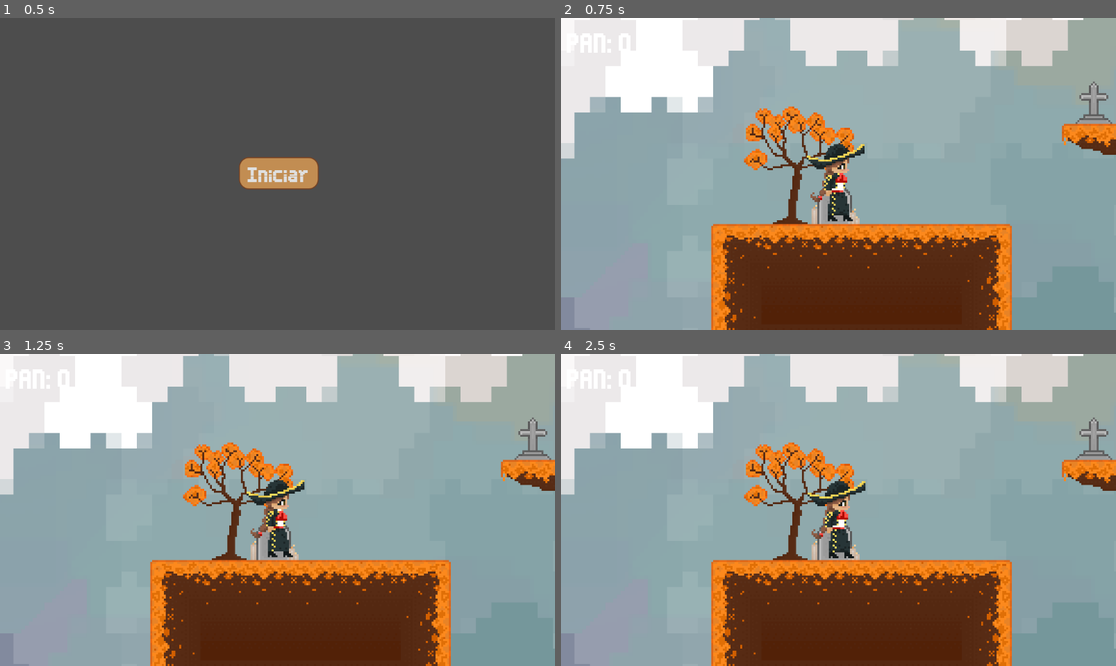
Above: before the commit, frames 1-4 (two rows, left to right).
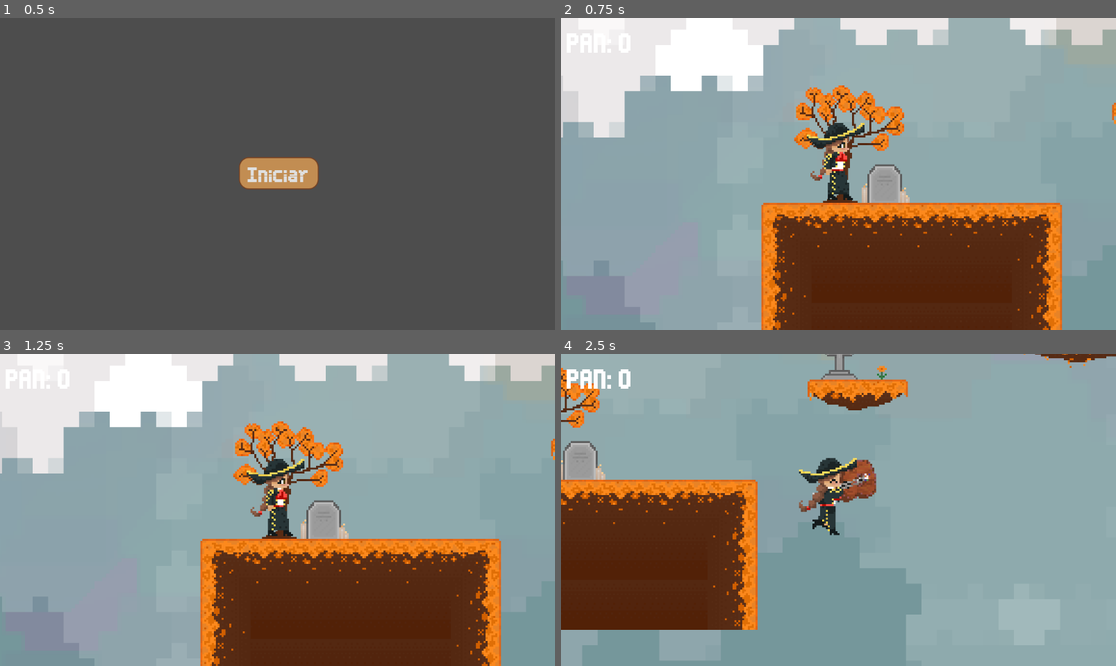
Above: after the commit, the same moments.

Repository: TheAlon50/Catrina_Game
Game: Godot game, scene res://Escenas/menu/portada.tscn
The game is run twice, just before and just after one commit, with the same random seed, the same clock (stepped at 60 frames per second) and the same inputs.
Inputs (mouse positions are in pixels of both pictures, inside the frame that each line leads up to):
- Up to frame 1 (0.5 s): no input
- Up to frame 2 (0.75 s): click "Iniciar" at 0.5 s
- Up to frame 3 (1.25 s): no input
- Up to frame 4 (2.5 s): move the mouse to (960, 494) at 1.27 s; hold D (Movimiento_Derecha) from 1.28 s (still down); click (960, 494) at 1.35 s; tap W (Saltar) at 1.52, 2.27 s; move the mouse to (727, 525) at 2.02 s; click (727, 525) at 2.1 s

Frame 1 is identical in both runs. In frame 2, 30% of the frame differs, in the area x 0-100%, y 0-100%; in frame 3, 30%; in frame 4, 59%.

Commit message:
GameOver/ColisionAtaque/3vidas

Diff:
--- /dev/null
+++ b/catrina-games/Escenas/GameOver/GAMEOVER.tscn
@@ -0,0 +1,51 @@
+[gd_scene load_steps=4 format=3 uid="uid://clwaamltkkrd2"]
+
+[ext_resource type="FontFile" uid="uid://b42u5bbjqvm1b" path="res://Almacen/Fuentes/Thin Sans.ttf" id="1_1t22r"]
+[ext_resource type="Script" uid="uid://b8cwdpw0hfsiu" path="res://Scrips/Player/gameover.gd" id="1_e3t3k"]
+[ext_resource type="Texture2D" uid="uid://056o1nor07iu" path="res://Almacen/Personajes/Player/DEAD.png" id="2_e3t3k"]
+
+[node name="Gameover" type="Control"]
+layout_mode = 3
+anchors_preset = 15
+anchor_right = 1.0
+anchor_bottom = 1.0
+grow_horizontal = 2
+grow_vertical = 2
+script = ExtResource("1_e3t3k")
+
+[node name="BackGroumd" type="ColorRect" parent="."]
+layout_mode = 1
+anchors_preset = 15
+anchor_right = 1.0
+anchor_bottom = 1.0
+grow_horizontal = 2
+grow_vertical = 2
+color = Color(0.09803922, 0.05490196, 0.2, 0.99215686)
+
+[node name="Center" type="CenterContainer" parent="."]
+layout_mode = 0
+offset_left = 55.0
+offset_top = 150.0
+offset_right = 1069.0
+offset_bottom = 487.0
+
+[node name="Label" type="RichTextLabel" parent="Center"]
+custom_minimum_size = Vector2(900, 400)
+layout_mode = 2
+theme_override_fonts/normal_font = ExtResource("1_1t22r")
+theme_override_font_sizes/normal_font_size = 38
+bbcode_enabled = true
+text = " [center][wave]GAME OVER
+¿ESTE ES TU FINAL?[/wave][/center]"
+
+[node name="Dead" type="Sprite2D" parent="."]
+position = Vector2(571, 550)
+scale = Vector2(2.436047, 2.6018515)
+texture = ExtResource("2_e3t3k")
+
+[node name="Timer" type="Timer" parent="."]
+wait_time = 5.0
+one_shot = true
+autostart = true
+
+[connection signal="timeout" from="Timer" to="." method="_on_timer_timeout"]
--- a/catrina-games/Escenas/Nivel_1/nivel_1.tscn
+++ b/catrina-games/Escenas/Nivel_1/nivel_1.tscn
@@ -2976,21 +2976,6 @@
 tile_map_data = PackedByteArray("AAAAAAUAAAADAAMAAAAAAAYAAAADAAQAAAABAAUAAAAEAAMAAAABAAYAAAAEAAQAAAABAAcAAAAEAAUAAAACAA …(7968 unchanged characters)…
 tile_set = SubResource("TileSet_211uj")
 
-[node name="MariaJose(Player)" parent="." instance=ExtResource("2_ykpde")]
-position = Vector2(27, 214)
-
-[node name="Camera2D" type="Camera2D" parent="MariaJose(Player)"]
-position = Vector2(0, -26)
-zoom = Vector2(4, 4)
-
-[node name="Contador_Pan" parent="MariaJose(Player)/Camera2D" instance=ExtResource("3_4lsgh")]
-offset_left = -141.0
-offset_top = -79.0
-offset_right = -103.0
-offset_bottom = -56.0
-theme_override_fonts/font = ExtResource("4_d7l6i")
-theme_override_font_sizes/font_size = 8
-
 [node name="PanMuerto" parent="." instance=ExtResource("3_211uj")]
 position = Vector2(1285, 122)
 
@@ -3011,3 +2996,18 @@
 
 [node name="CollisionShape2D2" type="CollisionShape2D" parent="CaidaMuerte"]
 shape = SubResource("WorldBoundaryShape2D_bo7vh")
+
+[node name="MariaJose(Player)" parent="." instance=ExtResource("2_ykpde")]
+position = Vector2(1, 212)
+
+[node name="Camera2D" type="Camera2D" parent="MariaJose(Player)"]
+position = Vector2(0, -15)
+zoom = Vector2(4, 4)
+
+[node name="Contador_Pan" parent="MariaJose(Player)/Camera2D" instance=ExtResource("3_4lsgh")]
+offset_left = -141.0
+offset_top = -79.0
+offset_right = -103.0
+offset_bottom = -56.0
+theme_override_fonts/font = ExtResource("4_d7l6i")
+theme_override_font_sizes/font_size = 8
--- a/catrina-games/Escenas/player/MariaJose(Player).tscn
+++ b/catrina-games/Escenas/player/MariaJose(Player).tscn
@@ -149,6 +149,9 @@
 &"salto": SubResource("Animation_5j1p2")
 }
 
+[sub_resource type="CircleShape2D" id="CircleShape2D_0bs6w"]
+radius = 18.248287
+
 [node name="MariaJose(Player)" type="CharacterBody2D"]
 script = ExtResource("1_20v6q")
 
@@ -164,3 +167,13 @@
 libraries = {
 &"": SubResource("AnimationLibrary_erlvo")
 }
+
+[node name="Area2D" type="Area2D" parent="."]
+position = Vector2(1, 0)
+
+[node name="CollisionShape2D" type="CollisionShape2D" parent="Area2D"]
+position = Vector2(14, -23)
+shape = SubResource("CircleShape2D_0bs6w")
+debug_color = Color(0.9644266, 0.5922799, 0.65998983, 0.41960785)
+
+[connection signal="body_entered" from="Area2D" to="." method="_on_area_2d_body_entered"]
--- a/catrina-games/Scrips/Player/Movoimiento_(player).gd
+++ b/catrina-games/Scrips/Player/Movoimiento_(player).gd
@@ -5,18 +5,24 @@
 const JUMP_VELOCITY = -340.0
 var esta_atacando: bool = false
 var is_dead: bool = false # Bloquea el control durante el respawn
+var live := 3
 
 @onready var anima := $AnimationPlayer
 @onready var Sprint := $Sprite2D
-
+@onready var colicion_ataque:= $Area2D
 func _ready() -> void:
 	anima.animation_finished.connect(_on_animation_finished)
-
+	$Area2D/CollisionShape2D.disabled = true
 
 func _physics_process(delta: float) -> void:
 	if is_dead:
 		velocity = Vector2.ZERO
 		return
+
+	if direccion < 0:
+		colicion_ataque.position.x = -33
+	elif direccion != 0:
+		colicion_ataque.position.x = 1
 
 	Sprint.flip_h = direccion < 0 if direccion != 0 else Sprint.flip_h
 
@@ -34,7 +40,7 @@
 	elif Input.is_action_just_pressed("atacar"):
 		esta_atacando = true
 		anima.play("golpear")
-
+		$Area2D/CollisionShape2D.disabled = false
 	else:
 		if not is_on_floor():
 			if velocity.y > 0:
@@ -65,17 +71,34 @@
 
 	if anim_name == "golpear":
 		esta_atacando = false
+		$Area2D/CollisionShape2D.disabled = true
 	elif anim_name == "resopanw":
 		is_dead = false
 
 
+func GameOver():
+	is_dead = false
+	get_tree().change_scene_to_file("res://Escenas/GameOver/GAMEOVER.tscn")
 
 func respawn():
 	is_dead = true
-	global_position = Vector2(27, 214)
-	anima.play("resopanw")
+	live -=1
+	if live == 0:
+		GameOver()
+	else:
+		global_position = Vector2(27, 214)
+		anima.play("resopanw")
 
-	#Liberación automática de seguridad por si la animación no emite signal
-	await get_tree().create_timer(0.95).timeout
-	if is_dead:
-		is_dead = false
+		#Liberación automática de seguridad por si la animación no emite signal
+		await get_tree().create_timer(0.95).timeout
+		if is_dead:
+			is_dead = false
+
+
+	#detector de colicion en ataque
+func _on_area_2d_body_entered(body: Node2D) -> void:
+	pass #para que no crache el juego/ quitalo despues
+
+	#para eliminar los enemigos de un toque / mejor agregar llamada de golpe a tu enemigoo
+	#if body.is_in_group("enemigos")
+		#body.queue_free()
--- /dev/null
+++ b/catrina-games/Scrips/Player/gameover.gd
@@ -0,0 +1,11 @@
+extends Control
+
+
+# Called when the node enters the scene tree for the first time.
+func _ready() -> void:
+	$Center/Label.text = " [center][wave]GAME OVER
+¿ESTE ES TU FINAL?[/wave][/center]"
+
+
+func _on_timer_timeout() -> void:
+	get_tree().change_scene_to_file("res://Escenas/menu/portada.tscn")
Binary file added: catrina-games/Almacen/Personajes/Player/DEAD.png
Not shown, added: catrina-games/Almacen/Personajes/Player/DEAD.png.import
Not shown: 1 places in catrina-games/Escenas/player/MariaJose(Player).tscn that only renumber resources
Not shown, added: catrina-games/Scrips/Player/gameover.gd.uid
